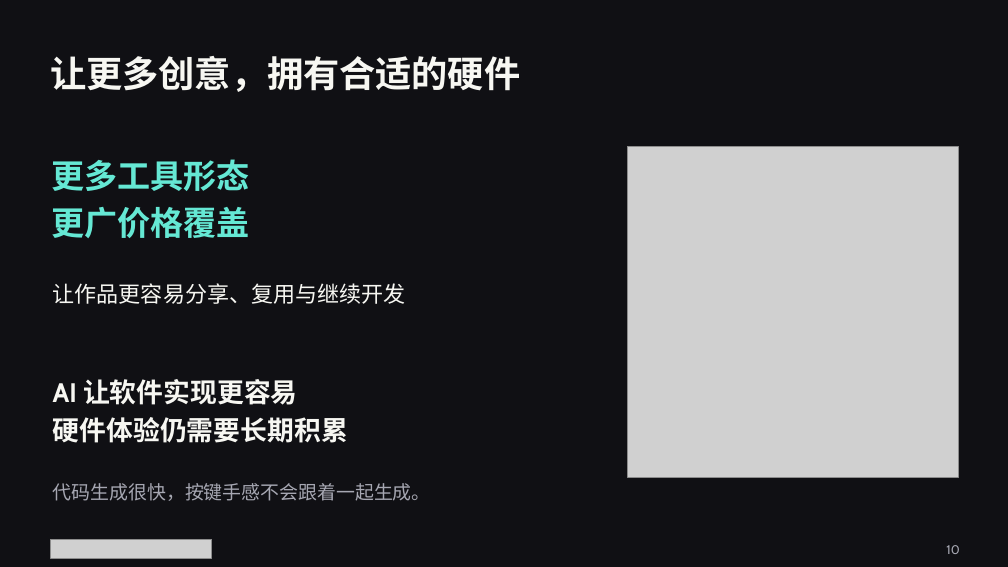
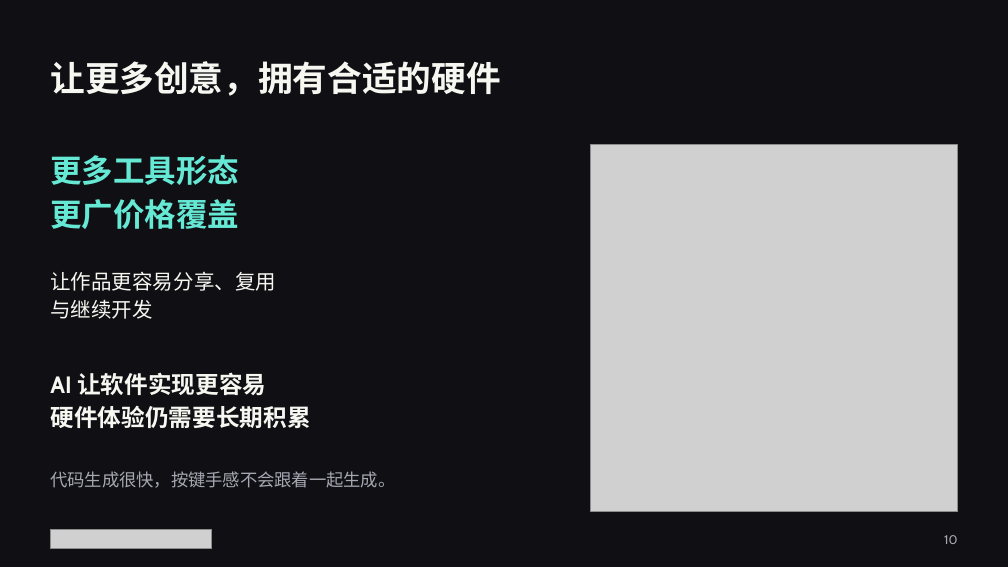
Before and after one commit to 203-Systems/personalized-hardware-talk, a slide deck: slide 1 of slides/slide-10.pptx. Drawn at 1008x567 pixels with LibreOffice and Linux fonts; fonts in the diff are those of the drawing; grey boxes stand for pictures. Boxes give left, top, right and bottom in pixels: in the first picture for what was removed or moved away, otherwise in the second. Text is boxed around its words. In the diff, an @@ line names an element or a change of style, - is before the commit and + after.

```diff
--- a/slides/slide-10.pptx
+++ b/slides/slide-10.pptx
@@ text "让更多创意，拥有合适的硬件" at box(50, 61, 500, 96): size 34.5 to 33 pt @@
@@ text "更多工具形态" at box(50, 155, 239, 229): size 31.5 to 30 pt @@
@@ picture: place and size @@
-picture at box(628, 147, 958, 477)
+picture at box(591, 145, 957, 512)
@@ text at box(50, 272, 276, 319): text changed; size 21 to 19.5 pt @@
-让作品更容易分享、复用与继续开发
+让作品更容易分享、复用
+与继续开发
@@ text "AI 让软件实现更容易" at box(50, 372, 310, 428): size 25.5 to 22.5 pt @@
@@ text "代码生成很快，按键手感不会跟着一起生成。": place and size @@
-text "代码生成很快，按键手感不会跟着一起生成。" at box(53, 483, 431, 501)
+text "代码生成很快，按键手感不会跟着一起生成。" at box(50, 471, 395, 488)
@@ text "代码生成很快，按键手感不会跟着一起生成。" at box(50, 471, 395, 488): size 18 to 16.5 pt @@
@@ picture: place and size @@
-picture at box(51, 540, 212, 559)
+picture at box(51, 529, 212, 548)
@@ text "10": place and size @@
-text "10" at box(946, 545, 959, 554)
+text "10" at box(944, 535, 957, 544)
@@ text "10" at box(944, 535, 957, 544): vertical alignment middle to top @@
```
Also in this commit, not shown: 50 other files.
